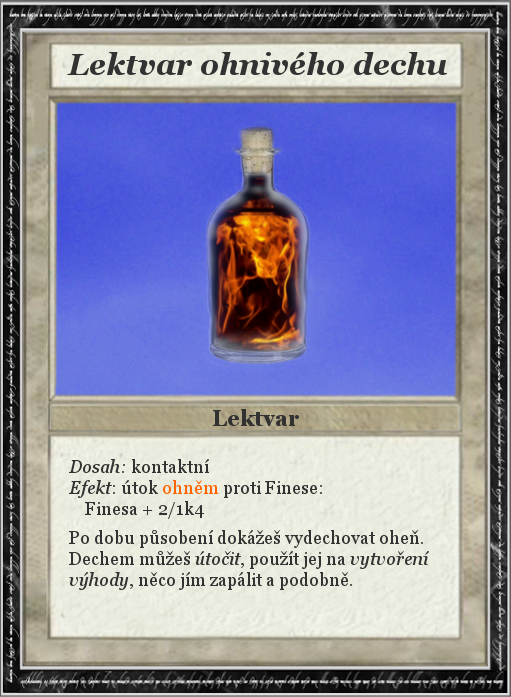
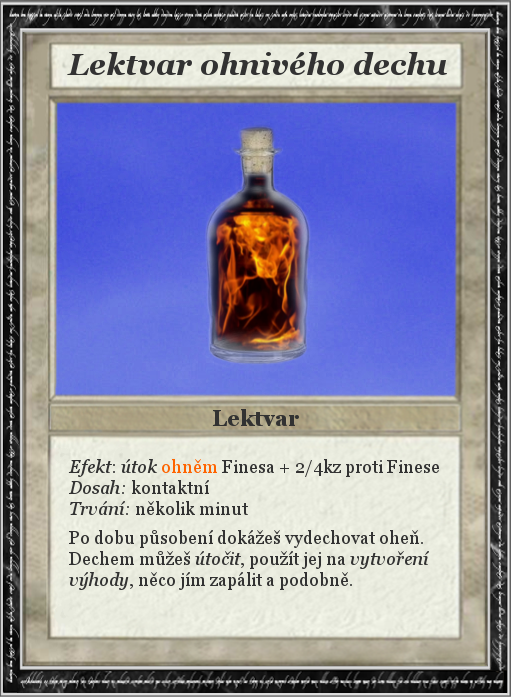
Layered file, before and after one edit (511x697). Changes by layer:
renamed "Dosah: kontaktní ..." to "Efekt: útok ohněm Finesa + 2/4...", painted on it over [left=68, top=459, right=439, bottom=519]
painted on "Card" over [left=54, top=447, right=135, bottom=625]
